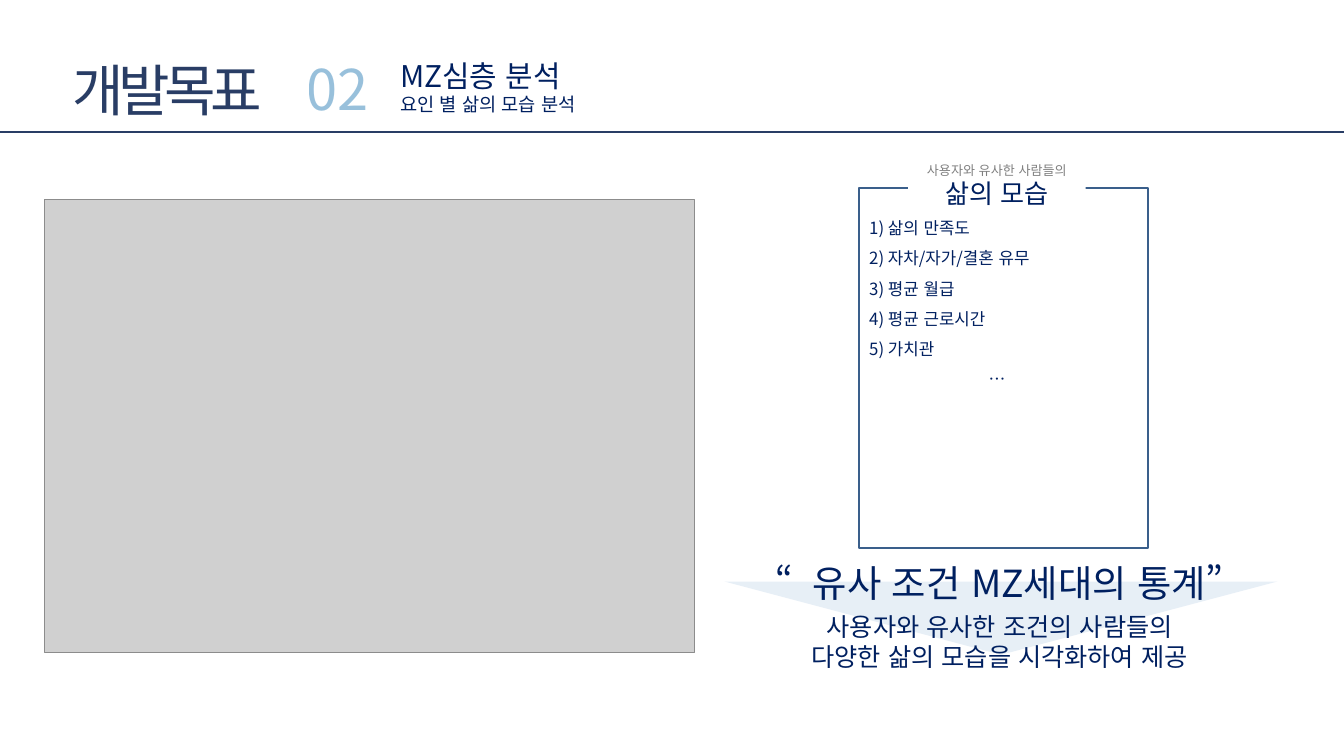
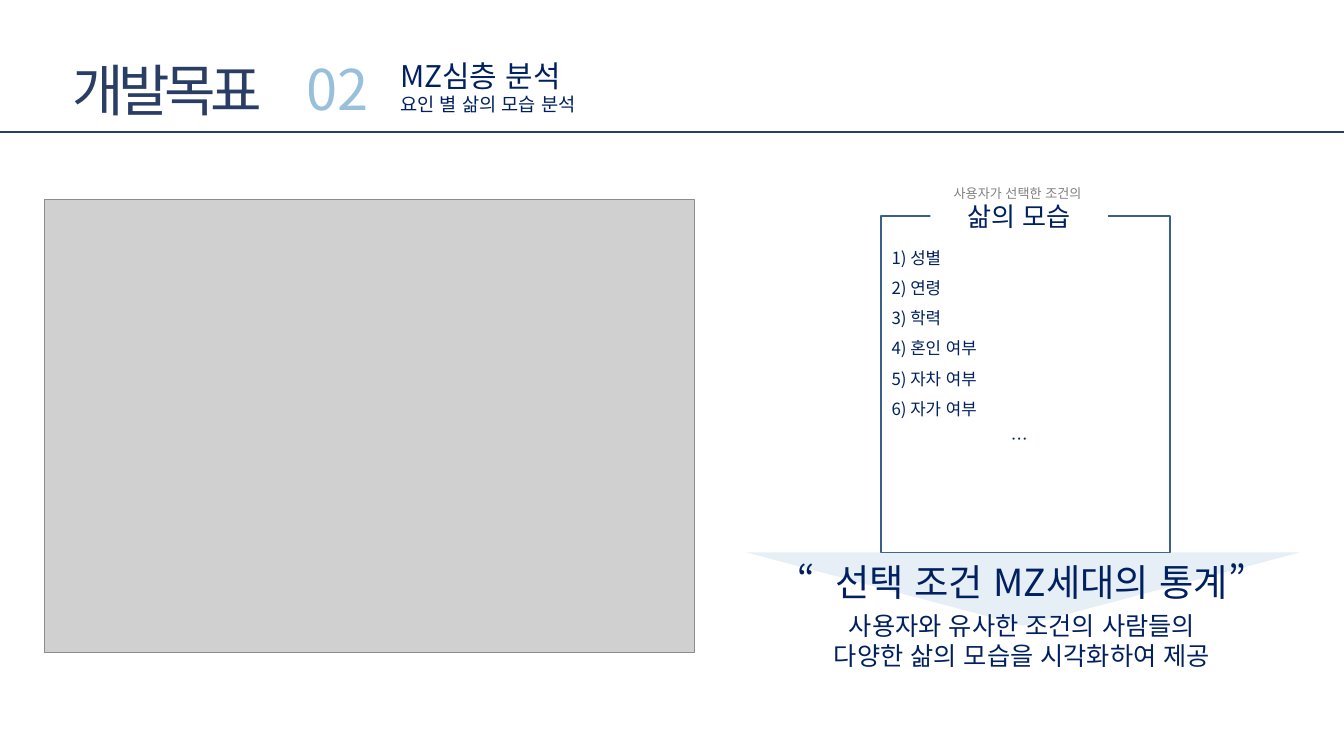
Before and after one commit to FourKong/Project_jh, a slide deck: slide 10 of portfolio/프로젝트 기획서_ver1.1.pptx. Drawn at 1344x756 pixels with LibreOffice and Linux fonts; fonts in the diff are those of the drawing; grey boxes stand for pictures. Boxes give left, top, right and bottom in pixels: in the first picture for what was removed or moved away, otherwise in the second. Text is boxed around its words. In the diff, an @@ line names an element or a change of style, - is before the commit and + after.

```diff
--- a/portfolio/프로젝트 기획서_ver1.1.pptx
+++ b/portfolio/프로젝트 기획서_ver1.1.pptx
@@ text "삶의 모습": place and size @@
-text "삶의 모습" at [945, 181, 1049, 205]
+text "삶의 모습" at [968, 204, 1071, 228]
@@ text at [954, 187, 1081, 199]: text changed @@
-사용자와 유사한 사람들의
+사용자가 선택한 조건의
@@ text removed at [869, 220, 1030, 358] @@
-1) 삶의 만족도
-2) 자차/자가/결혼 유무
-3) 평균 월급
-4) 평균 근로시간
-5) 가치관
-…
@@ rectangle: place and size @@
-rectangle at [859, 187, 1148, 548]
+rectangle at [882, 216, 1171, 552]
@@ text added at [892, 250, 977, 418], 18 pt, text #002060 @@
+1) 성별
+2) 연령
+3) 학력
+4) 혼인 여부
+5) 자차 여부
+6) 자가 여부
+…
@@ triangle: place and size @@
-triangle at [724, 581, 1277, 655]
+triangle at [747, 552, 1300, 626]
@@ text at [835, 563, 1245, 599]: text changed @@
-“유사 조건 MZ세대의 통계”
+“선택 조건 MZ세대의 통계”
@@ text "사용자와 유사한 조건의 사람들의": place and size @@
-text "사용자와 유사한 조건의 사람들의" at [812, 615, 1187, 668]
+text "사용자와 유사한 조건의 사람들의" at [834, 614, 1210, 667]
```
Also in this commit, not shown: 4 other slides changed.
